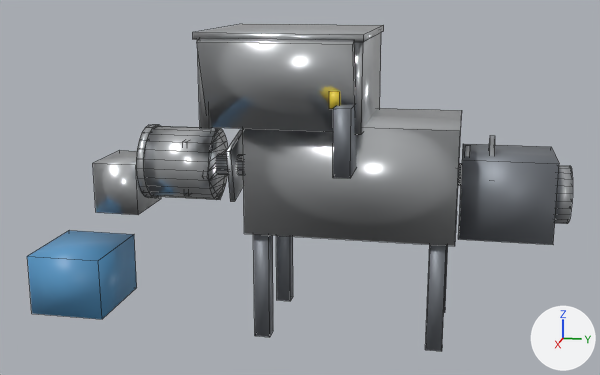
One commit to the FBX model Tools/butchery/fbx/SM_GRINDER.fbx: the scene before it, then after it.
Rendered twice from a camera (50 mm lens) standing at (5.23, 1.12, 2.23) and looking at (0.0, 0.07, 0.92). The lights are fixed; the arrows at lower right show +X, +Y and +Z. The picture after the commit comes second. Mesh edges are drawn as thin lines.

Objects in the first picture: 'SM_GRINDER'.
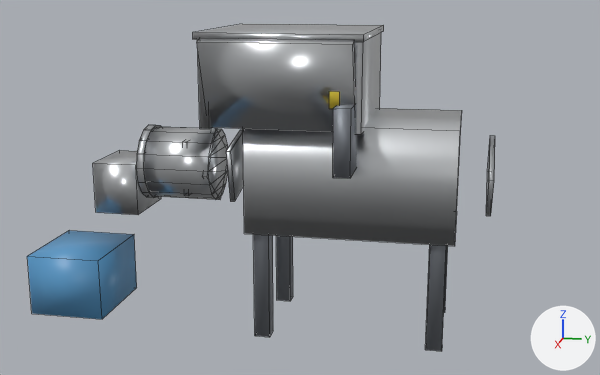
The newer file is also turned or shifted as a whole; pictures and numbers use the older file's frame.

Boxes [x1, y1, x2, y2] around the edits, measured in the pictures (600 x 375 px):
'SM_GRINDER', reshaped (14% narrower): before [27, 24, 573, 351]; after [27, 24, 495, 351]
part 1 of me_sm_grinder, deleted: before [458, 144, 573, 245]
part 2 of me_sm_grinder, cut back: before [136, 91, 490, 233]; after [136, 125, 228, 200]

Edits to the bpy script that builds the scene:
```text
Change me_sm_grinder:
    used by ob_sm_grinder; location = (0.0, 0.0, 0.0)
    remove me_sm_grinder.from_pydata(...)  # 424 vertices, 446 faces; spans x -0.65..0.65, y -1.77..1.77, z 0.0..1.95
    add me_sm_grinder.from_pydata(...)  # 218 vertices, 188 faces; spans x -0.65..0.65, y -1.77..1.31, z 0.0..1.95
    me_sm_grinder part 1: 11 loose pieces with 128 vertices, spanning x -0.28..0.24, y -0.07..1.77, z 0.7..1.3, are deleted
    me_sm_grinder part 2
    110 vertices are removed from x -0.26..0.45, y -0.97..1.19, z 0.81..1.63
    224 faces are deleted
    32 vertices are added at x -0.25..0.21, y -0.97..-0.49, z 0.82..1.28
    44 new faces join them, mat_m_butchery_stainless (light grey #dddfe2)
    50 new faces join them, mat_m_butchery_steelbrushed (light grey #c8cbce)
```
